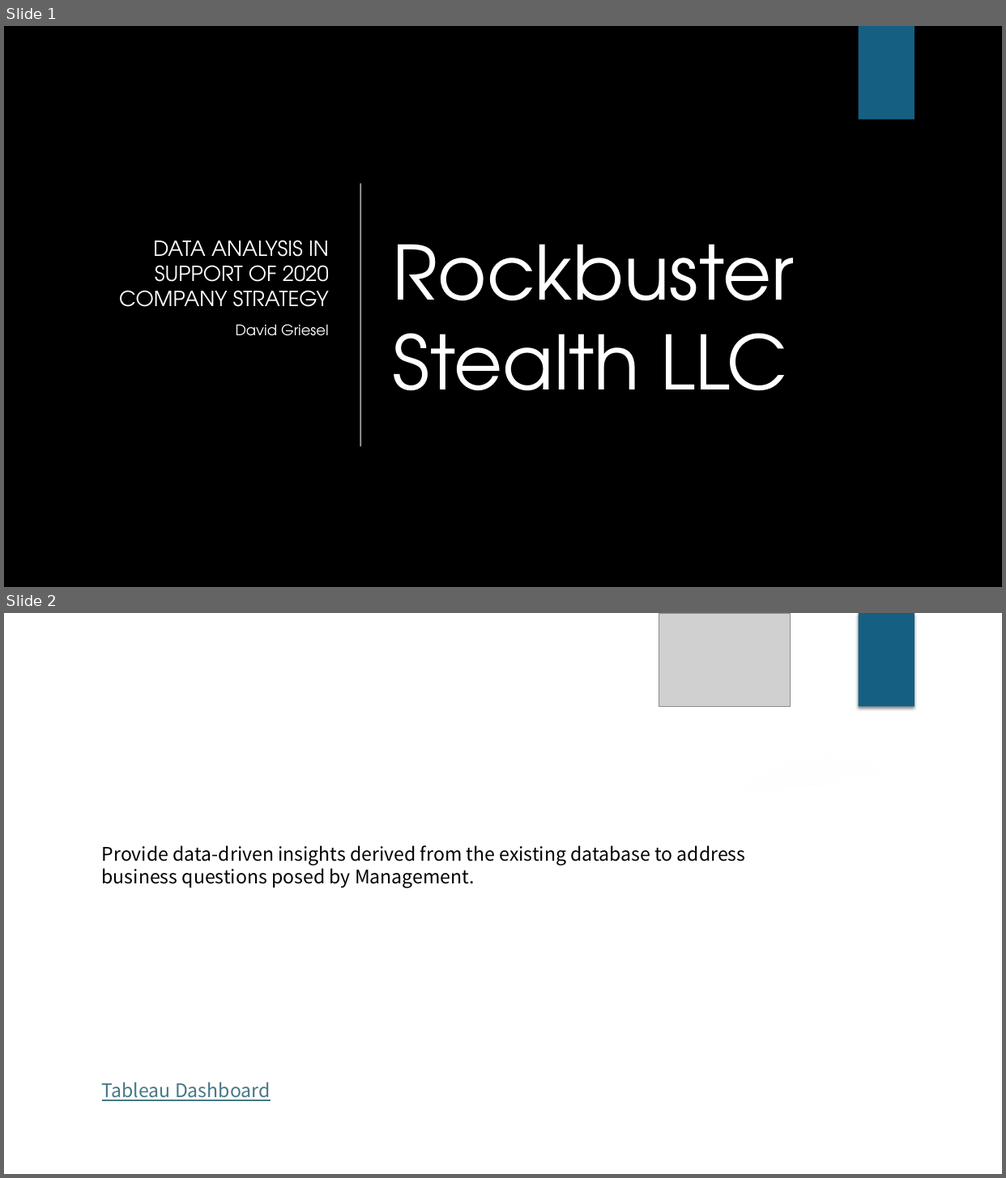
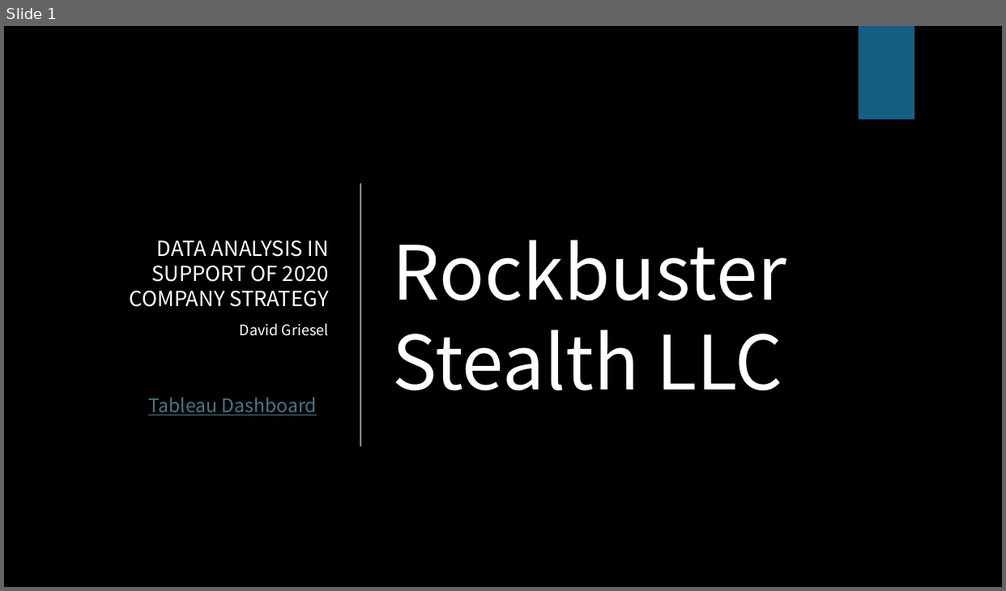
Before and after one commit to davidgriesel/03_streaming_service_database_queries, a slide deck: deliverables/presentation.pptx. Shown one above the other, each under a label of ours: slides 1 and 2 before the commit, slide 1 after it. The pictures are 1006x1178 and 1006x591 pixels, drawn with LibreOffice and Linux fonts; fonts in the diff are those of the drawing; grey boxes stand for pictures; background and template pictures are left out. Boxes give left, top, right and bottom in pixels: in the first picture for what was removed or moved away, otherwise in the second. Text is boxed around its words. In the diff, an @@ line names an element or a change of style, - is before the commit and + after.

```diff
--- a/deliverables/presentation.pptx
+++ b/deliverables/presentation.pptx
@@ slide 2 removed at (4, 613, 1002, 1174), background picture (left out) @@
@@ picture removed at (659, 613, 790, 707) @@
@@ rectangle removed at (859, 613, 914, 707) @@
@@ title removed at (95, 650, 828, 765) @@
-Objective
@@ freeform shape removed at (718, 733, 1002, 800) @@
@@ freeform shape removed at (4, 757, 1002, 1174) @@
@@ ellipse removed at (709, 750, 939, 981) @@
@@ ellipse removed at (709, 750, 939, 981) @@
@@ picture removed at (4, 832, 334, 1174) @@
@@ picture removed at (4, 850, 128, 1043) @@
@@ text removed at (102, 845, 746, 888) @@
-Provide data-driven insights derived from the existing database to address business questions posed by Management.
@@ text removed at (102, 1082, 270, 1101) @@
-Tableau Dashboard
@@ picture removed at (709, 1112, 790, 1174) @@
@@ slide 1 changed as well @@
@@ subtitle "DATA ANALYSIS IN SUPPORT OF ..." at (129, 241, 329, 336): font TeX Gyre Adventor to Noto Sans CJK SC @@
@@ title "Rockbuster Stealth LLC" at (393, 240, 787, 391): font TeX Gyre Adventor to Noto Sans CJK SC @@
@@ text added at (148, 397, 317, 416), 18 pt, text #467886, underline @@
+Tableau Dashboard
```
Also in this commit, not shown: 7 other slides changed, 2 slides added, 2 other slides removed, 7 other files.
